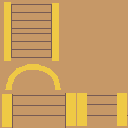
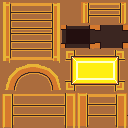
The second 128px x 128px image is a revision of the first. Changes to its layers:
painted on "Layer" over (0, 0, 128, 128)
